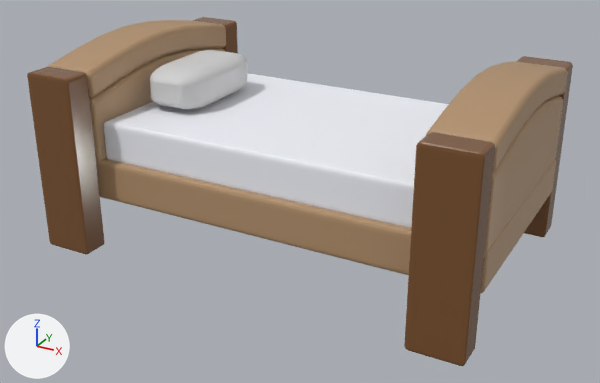
The Blender file project/data/bed/letto.blend: old version first, new version second.
One viewpoint serves both versions: a camera (50 mm lens) standing at (5.29, -6.08, 4.28) and looking at (1.31, 1.17, 0.66). Lighting does not change. The marker at lower left points along +X, +Y and +Z.

The scene before the commit, as lines of its bpy script (objects in view):
```python
mat_cuscino = principled_material('Cuscino')
mat_cuscino.base_color = (0.65, 0.65, 0.65)  # light grey #d3d3d3
me_cube_001 = bpy.data.meshes.new('Cube.001')
me_cube_001.from_pydata(...)  # 1352 vertices, 1350 faces; spans x -1.0..1.0, y -1.0..1.0, z -1.0..1.0
me_cube_001.materials.append(mat_cuscino)  # light grey #d3d3d3
me_plane_001 = bpy.data.meshes.new('Plane.001')
me_plane_001.from_pydata(...)  # 1716 vertices, 1680 faces; spans x -1.01..1.0, y -0.99..0.99, z 0.05..0.46
me_plane_001.polygons.foreach_set('use_smooth', [True] * 1680)
me_plane_001.materials.append(mat_legno)  # brown #b4926e
me_plane_007 = bpy.data.meshes.new('Plane.007')
me_plane_007.from_pydata(...)  # 96 vertices, 98 faces; spans x -0.97..0.96, y -0.71..0.71, z -0.63..-0.48
me_plane_007.materials.append(mat_materasso)  # white #f5f8ff
ob_cube = bpy.data.objects.new('Cube', me_cube_001)
ob_cube.location = (-0.085, 1.369, 1.677)
ob_cube.rotation_euler = (0.0, 0.0, 4.712)  # degrees (0, 0, 270)
ob_cube.scale = (-0.644, -0.342, -0.226)
ob_plane_001 = bpy.data.objects.new('Plane.001', me_plane_001)
ob_plane_001.location = (1.26, 1.361, 0.858)
ob_plane_001.rotation_euler = (0.0, 0.0, 4.712)  # degrees (0, 0, 270)
ob_plane_001.scale = (1.25, 2.44, 2.86)
ob_plane_003 = bpy.data.objects.new('Plane.003', me_plane_007)
ob_plane_003.location = (1.26, 1.361, 2.857)
ob_plane_003.rotation_euler = (0.0, 0.0, 4.712)  # degrees (0, 0, 270)
ob_plane_003.scale = (1.21, 2.51, 2.94)
# also in view: 'Plane.006' at (1.26, 1.36, 0.8); 'Plane.002' at (1.26, 1.36, 1.0)
```
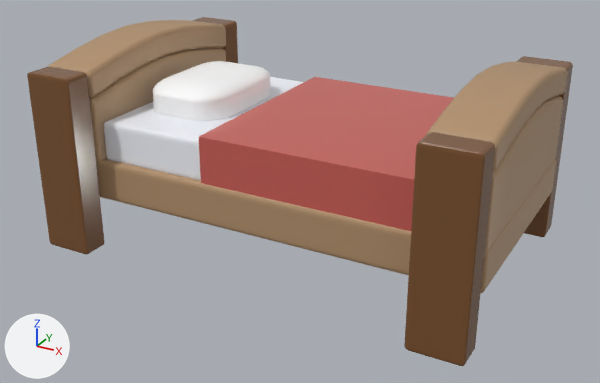
The change, as a list of edits to the scene's bpy script:
```text
Change mat_cuscino:
    mat_cuscino.base_color: (0.65, 0.65, 0.65) -> (1.0, 1.0, 1.0)  # light grey #d3d3d3 -> white #ffffff
Add mat_coperta:
    mat_coperta = principled_material('Coperta')
    mat_coperta.base_color = (0.598, 0.116, 0.097)  # red #cb6058
    mat_coperta.roughness = 0.0
Add me_plane_003:
    me_plane_003.from_pydata([(-1.0, -0.21, -0.46), (1.0, -0.21, -0.46), (-1.0, 0.74, -0.46), (1.0, 0.74, -0.46)], [], [(0, 1, 3, 2)])
    me_plane_003.materials.append(mat_coperta)  # red #cb6058
Change ob_cube:
    ob_cube.location: (-0.085, 1.369, 1.677) -> (0.084, 1.369, 1.552)
    ob_cube.rotation_euler: (0.0, 0.0, 4.712) -> (0.0, 0.0, 6.283)  # degrees (0, 0, 270) -> degrees (0, 0, 360)
    ob_cube.scale: (-0.644, -0.342, -0.226) -> (-0.483, -0.69, -0.22)
Add ob_plane_004:
    ob_plane_004 = bpy.data.objects.new('Plane.004', me_plane_003)
    ob_plane_004.location = (1.26, 1.361, 2.857)
    ob_plane_004.rotation_euler = (0.0, 0.0, 4.712)  # degrees (0, 0, 270)
    ob_plane_004.scale = (1.21, 2.51, 2.94)
    _m = ob_plane_004.modifiers.new('Solidify', 'SOLIDIFY')
    _m.thickness = 0.18
```

Pixel boxes (x1, y1, x2, y2) of what changed, in the pictures (600 x 383 px):
'Plane.004', added: after (199, 77, 454, 231)
'Cube', recoloured, moved, turned, rescaled: before (150, 50, 247, 110); after (153, 61, 270, 121)
'Plane.003', unchanged, covered by the edit: before (104, 73, 449, 228); after (104, 77, 304, 181)
